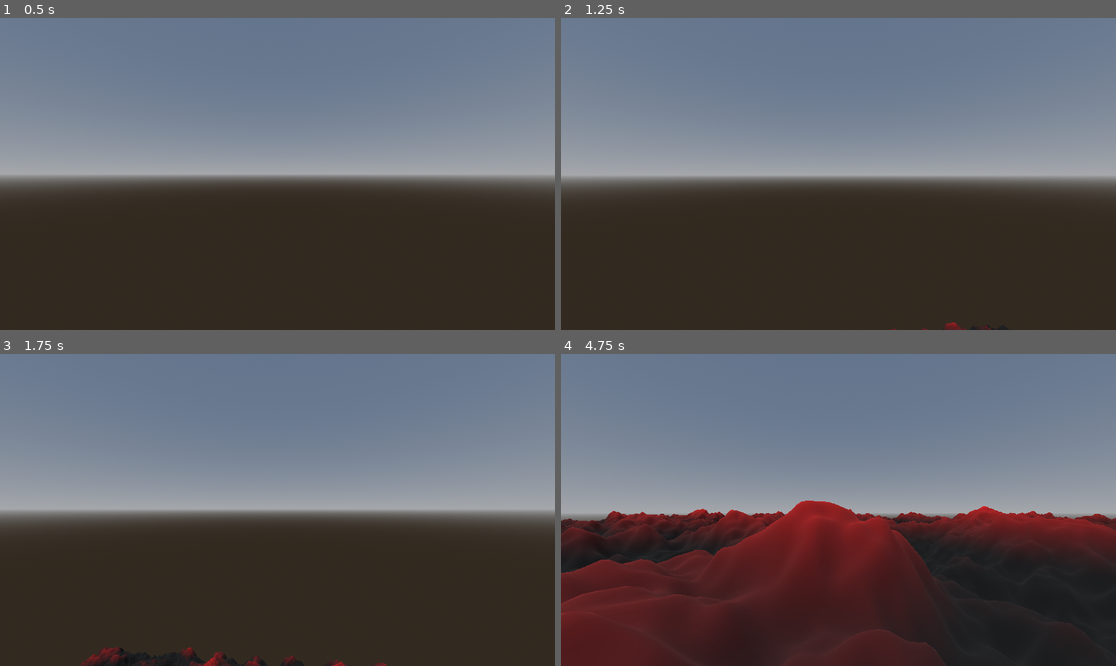
Above: before the commit, frames 1-4 (two rows, left to right).
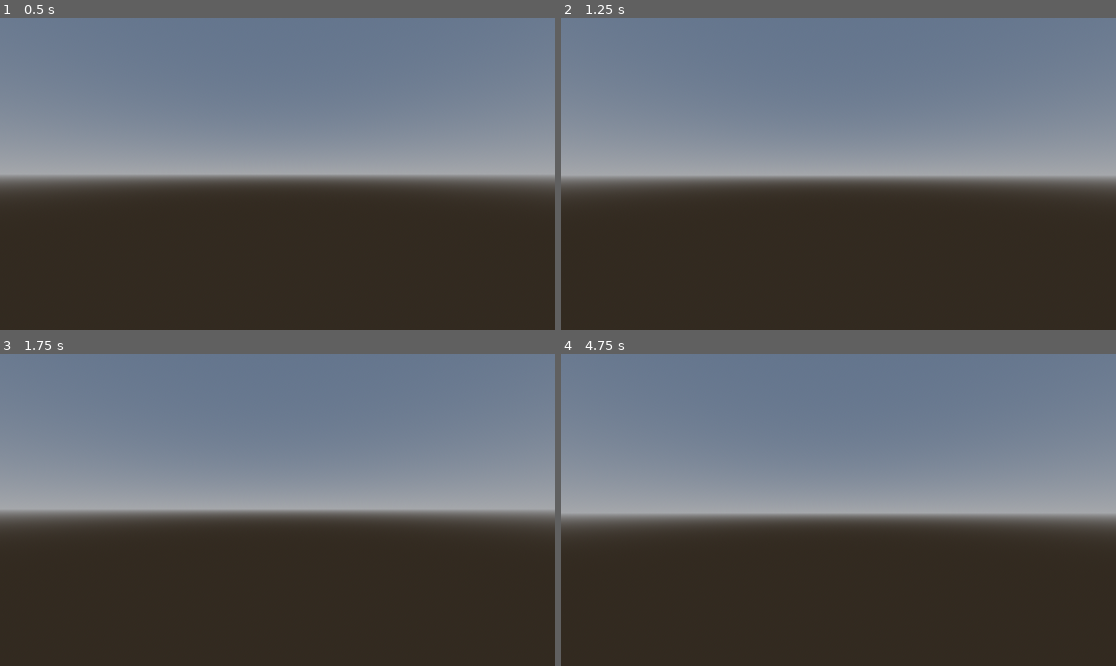
Above: after the commit, the same moments.

Repository: MyUsernamee/snow-game
Game: Godot game, scene res://Game.tscn
Same seed, same stepped clock (60 frames per second), same inputs: the game is played once before the commit and once after it.
Inputs (mouse positions are in pixels of both pictures, inside the frame that each line leads up to):
- Up to frame 1 (0.5 s): no input
- Up to frame 2 (1.25 s): tap Enter at 0.5 s; move the mouse to (866, 174) at 0.52 s; hold W (move_forward) from 0.53 s (still down); hold Shift (sprint) from 0.53 s (still down); tap Space (jump) at 0.77 s
- Up to frame 3 (1.75 s): keep holding W (move_forward); tap Space (jump) at 1.25, 1.52 s; move the mouse to (249, 510) at 1.27 s; release Shift (sprint) at 1.28 s; tap Shift (sprint) at 1.35 s
- Up to frame 4 (4.75 s): keep holding W (move_forward); move the mouse to (849, 503) at 2.02 s; hold Shift (sprint) 2.03-2.78 s; move the mouse to (832, 516) at 2.77 s; tap Shift (sprint) at 2.85, 4.35 s; tap Space (jump) at 3.02, 3.77, 4.52 s; move the mouse to (877, 513) at 3.52 s; hold Shift (sprint) 3.53-4.28 s; move the mouse to (794, 506) at 4.27 s

Frame 1 is identical in both runs. In frame 2, less than 0.1% of the frame differs, in the area x 59-79%, y 97-100%; in frame 3, 0.5%; in frame 4, 20%, in the area x 0-100%, y 46-100%.
Error after the commit: Invalid call. Nonexistent function 'get_color' in base 'int'. (res://Scripts/TerrainGenerator.gd:26)

Commit message:
Refactor terrain generation code to use TerrainPoint class

Diff:
--- a/Scripts/TerrainGenerator.gd
+++ b/Scripts/TerrainGenerator.gd
@@ -18,19 +18,19 @@
 	for x in width:
 		for y in width:
 
-			var height1 = noise.get_noise_2d(x, y) * height
-			var height2 = noise.get_noise_2d(x + 1, y) * height
-			var height3 = noise.get_noise_2d(x, y + 1) * height
-			var height4 = noise.get_noise_2d(x + 1, y + 1) * height
+			var height1 = get_noise(x, y)
+			var height2 = get_noise(x + 1, y)
+			var height3 = get_noise(x, y + 1)
+			var height4 = get_noise(x + 1, y + 1)
 
-			st.set_color(Color(height1 / height, 0.0, 0.0, 1.0))
-			st.add_vertex(Vector3(x, height1, y))
-			st.set_color(Color(height2 / height, 0.0, 0.0, 1.0))
-			st.add_vertex(Vector3(x + 1, height2, y))
-			st.set_color(Color(height3 / height, 0.0, 0.0, 1.0))
-			st.add_vertex(Vector3(x, height3, y + 1))
-			st.set_color(Color(height4 / height, 0.0, 0.0, 1.0))
-			st.add_vertex(Vector3(x + 1, height4, y + 1))
+			st.set_color(height.get_color())
+			st.add_vertex(Vector3(x, height1.get_height(), y))
+			st.set_color(height2.get_color())
+			st.add_vertex(Vector3(x + 1, height2.get_height(), y))
+			st.set_color(height3.get_color())
+			st.add_vertex(Vector3(x, height3.get_height(), y + 1))
+			st.set_color(height4.get_color())
+			st.add_vertex(Vector3(x + 1, height4.get_height(), y + 1))
 
 			st.add_index(index)
 			st.add_index(index + 1)
@@ -63,4 +63,6 @@
 	static_body_3d.add_child(concave_collision_shape)
 
 func get_noise(x, y):
-	return noise.get_noise_2d(x, y) * noise.get_noise_2d(x / 100, y / 100)
+
+	var terrain_point = TerrainPoint.new(noise.get_noise_2d(x, y) * noise.get_noise_2d(x / 100, y / 100), Color(0, 1, 0, 1), 0)
+	return terrain_point
--- a/Scripts/TerrainPoint.gd
+++ b/Scripts/TerrainPoint.gd
@@ -1 +1,19 @@
-class_name ""
+class_name TerrainPoint
+
+var height: float
+var color: Color
+var type: int
+
+func _init(_height, _color, _type):
+	self.height = _height
+	self.color = _color
+	self.type = _type
+
+func get_height():
+	return self.height
+
+func get_color():
+	return self.color
+
+func get_type():
+	return self.type
